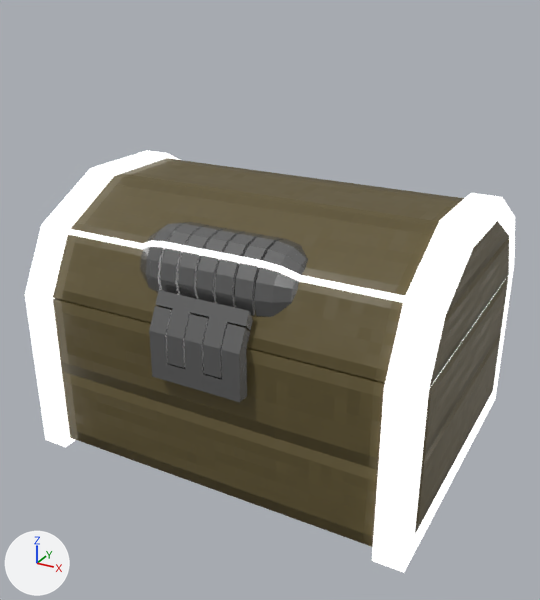
What one commit did to the glTF model assets/models/chest.glb.
Camera for both pictures: a 50 mm camera at (0.334, -0.632, 0.458) aimed at (0.018, -0.058, 0.171). Every picture has the same lights, and +X, +Y and +Z are marked at lower left. Where no turn or scale is listed for an object, it has been applied to the vertices.

The first picture shows 'chest', 'glow', 'lid', 'lid-glow', 'lock-bottom', 'lock-top', 'roller-edge-right', 'roller-glow1', 'roller-glow2', 'roller-glow3', 'roller-glow4', 'roller-glow5', 'roller1', 'roller2', 'roller3', 'roller4', 'roller5'.
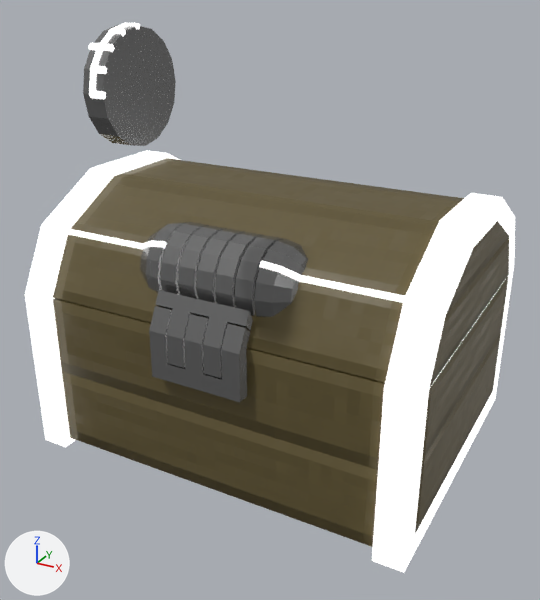
What differs and where, as boxes [x1, y1, x2, y2] in the pictures (540 x 600 px):
'roller-prototype', added
    after: [83, 25, 176, 146]
'roller-glow-d2', added
    after: [89, 45, 106, 100]
'roller-glow-u2', added
    after: [88, 23, 140, 48]
'roller-glow-d1', added
    after: [89, 46, 107, 74]
'roller-glow5', deleted
    before: [239, 256, 261, 268]
'roller-glow4', deleted
    before: [219, 253, 241, 264]
'roller-glow3', deleted
    before: [201, 249, 221, 260]
'roller-glow2', deleted
    before: [182, 245, 202, 256]
'roller-glow1', deleted
    before: [164, 242, 184, 252]
'roller-glow-u1', added
    after: [88, 28, 126, 49]
'roller-glow-0', added
    after: [90, 43, 115, 52]

What changed in the scene script:
```text
Add me_sphere_030:
    me_sphere_030.from_pydata(...)  # 80 vertices, 156 faces; spans x -0.0095..0.0093, y -0.0306..0.0024, z 0.0254..0.0416
    me_sphere_030.materials.append(mat_glow)  # white #e7e7e7
Add me_sphere_029:
    me_sphere_029.from_pydata(...)  # 72 vertices, 140 faces; spans x -0.0095..0.0093, y -0.0306..-0.0129, z 0.0254..0.0387
    me_sphere_029.materials.append(mat_glow)  # white #e7e7e7
Add me_sphere_028:
    me_sphere_028.from_pydata(...)  # 80 vertices, 156 faces; spans x -0.0094..0.0095, y -0.0416..-0.0256, z -0.0026..0.0304
    me_sphere_028.materials.append(mat_glow)  # white #e7e7e7
Add me_sphere_026:
    me_sphere_026.from_pydata(...)  # 72 vertices, 140 faces; spans x -0.0094..0.0095, y -0.0388..-0.0256, z 0.0127..0.0304
    me_sphere_026.materials.append(mat_glow)  # white #e7e7e7
Add me_sphere_027:
    me_sphere_027.from_pydata(...)  # 34 vertices, 64 faces; spans x -0.0092..0.0097, y -0.0306..-0.0256, z 0.0254..0.0305
    me_sphere_027.materials.append(mat_glow)  # white #e7e7e7
Add me_roller_disk_005:
    me_roller_disk_005.from_pydata(...)  # a 16-sided cylinder along x spanning x -0.0081..0.0085, y -0.04..0.04, z -0.04..0.04
    me_roller_disk_005.materials.append(mat_lock)  # grey #818181
Remove ob_roller_glow1:
    ob_roller_glow1 = bpy.data.objects.new('roller-glow1', me_sphere_004)
    ob_roller_glow1.location = (-0.039, -0.101, 0.209)
Remove ob_roller_glow2:
    ob_roller_glow2 = bpy.data.objects.new('roller-glow2', me_sphere_007)
    ob_roller_glow2.location = (-0.019, -0.101, 0.209)
Remove ob_roller_glow3:
    ob_roller_glow3 = bpy.data.objects.new('roller-glow3', me_sphere_009)
    ob_roller_glow3.location = (0.0, -0.101, 0.209)
Remove ob_roller_glow4:
    ob_roller_glow4 = bpy.data.objects.new('roller-glow4', me_sphere_011)
    ob_roller_glow4.location = (0.019, -0.101, 0.209)
Remove ob_roller_glow5:
    ob_roller_glow5 = bpy.data.objects.new('roller-glow5', me_sphere_013)
    ob_roller_glow5.location = (0.038, -0.101, 0.209)
Add ob_roller_glow_u2:
    ob_roller_glow_u2 = bpy.data.objects.new('roller-glow-u2', me_sphere_030)
    ob_roller_glow_u2.location = (-0.006, -0.211, 0.385)
Add ob_roller_glow_u1:
    ob_roller_glow_u1 = bpy.data.objects.new('roller-glow-u1', me_sphere_029)
    ob_roller_glow_u1.location = (-0.006, -0.211, 0.385)
Add ob_roller_glow_d2:
    ob_roller_glow_d2 = bpy.data.objects.new('roller-glow-d2', me_sphere_028)
    ob_roller_glow_d2.location = (-0.006, -0.211, 0.385)
Add ob_roller_glow_d1:
    ob_roller_glow_d1 = bpy.data.objects.new('roller-glow-d1', me_sphere_026)
    ob_roller_glow_d1.location = (-0.006, -0.211, 0.385)
Add ob_roller_glow_0:
    ob_roller_glow_0 = bpy.data.objects.new('roller-glow-0', me_sphere_027)
    ob_roller_glow_0.location = (-0.007, -0.211, 0.385)
Add ob_roller_prototype:
    ob_roller_prototype = bpy.data.objects.new('roller-prototype', me_roller_disk_005)
    ob_roller_prototype.location = (-0.007, -0.211, 0.385)
```
